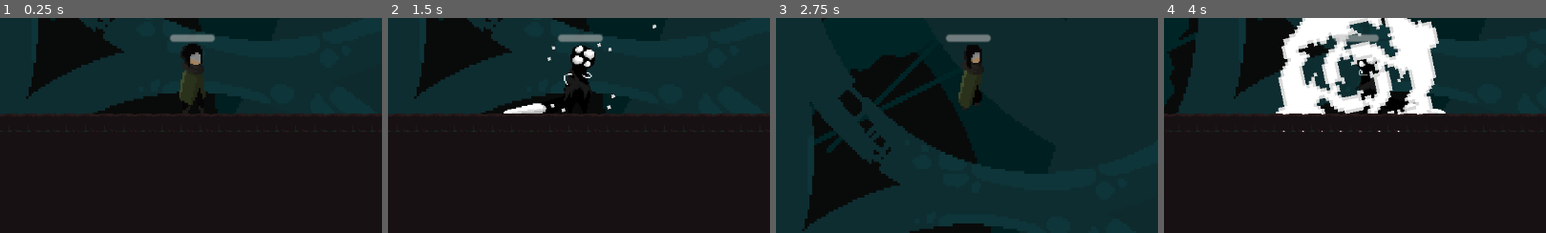
Above: before the commit, frames 1-4 (left to right).
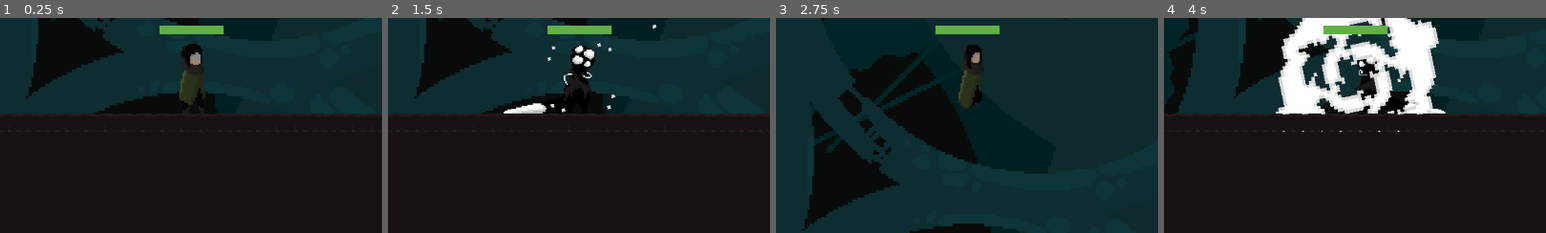
Above: after the commit, the same moments.

Repository: BionicReader/AsAboveAsBelow
Game: Godot game, scene res://Scenes/main_lvl.tscn
Two runs of this game, one before a commit and one after it. Both use one fixed random seed, a clock stepped at 60 frames per second and the inputs below.
Inputs (mouse positions are % of the whole screen's width and height, from its top left):
- Up to frame 1 (0.25 s): no input
- Up to frame 2 (1.5 s): tap Enter (change) at 0.5, 1.35 s; move the mouse to (72, 45) at 0.52 s; click (72, 45) at 0.6 s; move the mouse to (30, 55) at 1.27 s
- Up to frame 3 (2.75 s): tap Space at 2 s; move the mouse to (60, 28) at 2.02 s; hold W (hitD) from 2.03 s (still down)
- Up to frame 4 (4 s): move the mouse to (45, 70) at 2.77 s; release W (hitD) at 2.78 s; right-click (45, 70) at 2.85 s; tap Enter (change) at 3.5 s; move the mouse to (80, 65) at 3.52 s; tap A (walkL) at 3.6 s
The pictures show only the part of the screen within x 25-75%, y 42-92%; the shares and areas given below are measured in that part.

The runs differ from the first frame. In frame 1, 1.1% of the frame differs, in the area x 41-59%, y 3-12%; in frame 2, 1.1%; in frame 3, 1.1%; in frame 4, 1.0%.

Commit message:
Finishing Up health

Diff:
--- /dev/null
+++ b/HealthBar.tscn
@@ -0,0 +1,19 @@
+[gd_scene load_steps=4 format=3 uid="uid://drgqnmvgpjxw1"]
+
+[ext_resource type="Script" path="res://Scripts/HealthBar.gd" id="1_a6riq"]
+
+[sub_resource type="StyleBoxFlat" id="StyleBoxFlat_7ecer"]
+bg_color = Color(0.32692, 0.0983978, 0.00469556, 1)
+
+[sub_resource type="StyleBoxFlat" id="StyleBoxFlat_l0umu"]
+bg_color = Color(0.377183, 0.690352, 0.273163, 1)
+
+[node name="HealthBar" type="ProgressBar"]
+offset_right = 270.0
+offset_bottom = 40.0
+theme_override_styles/background = SubResource("StyleBoxFlat_7ecer")
+theme_override_styles/fill = SubResource("StyleBoxFlat_l0umu")
+step = 10.0
+value = 40.0
+show_percentage = false
+script = ExtResource("1_a6riq")
--- a/Scenes/Boss.tscn
+++ b/Scenes/Boss.tscn
@@ -7,6 +7,7 @@
 [ext_resource type="Texture2D" uid="uid://co4keiiqlqqmx" path="res://Art/Sprites/SHADOW Series - Frost Curse Boss/Sprite/2. run.png" id="5_jguyx"]
 [ext_resource type="Texture2D" uid="uid://bgdo2y4mc0mg8" path="res://Art/Sprites/SHADOW Series - Frost Curse Boss/Sprite/9. Death.png" id="6_deid7"]
 [ext_resource type="Texture2D" uid="uid://d0bvoe6ovcya0" path="res://Art/Sprites/SHADOW Series - Frost Curse Boss/Sprite/6. shoot effect.png" id="7_p05u3"]
+[ext_resource type="PackedScene" uid="uid://drgqnmvgpjxw1" path="res://HealthBar.tscn" id="8_v12hp"]
 
 [sub_resource type="RectangleShape2D" id="RectangleShape2D_jxl8i"]
 size = Vector2(16.5, 31)
@@ -885,7 +886,7 @@
 process_mode = 3
 scale = Vector2(2, 2)
 sprite_frames = SubResource("SpriteFrames_ipymt")
-animation = &"Idle"
+animation = &"Attack 1"
 centered = false
 
 [node name="ShootBody" type="AnimatedSprite2D" parent="."]
@@ -931,7 +932,7 @@
 sprite_frames = SubResource("SpriteFrames_bn6kw")
 animation = &"Attack"
 autoplay = "Attack"
-frame_progress = 0.224884
+frame_progress = 0.500228
 
 [node name="Swish" type="Area2D" parent="Attack"]
 
@@ -979,6 +980,12 @@
 libraries = {
 "": SubResource("AnimationLibrary_28q0m")
 }
+
+[node name="HealthBar" parent="." instance=ExtResource("8_v12hp")]
+offset_left = -2.0
+offset_top = -17.5
+offset_right = 73.0
+offset_bottom = -4.5
 
 [connection signal="body_entered" from="PlayerDetect" to="." method="_on_player_detect_body_entered"]
 [connection signal="body_exited" from="PlayerDetect" to="." method="_on_player_detect_body_exited"]
--- a/Scenes/Hero.tscn
+++ b/Scenes/Hero.tscn
@@ -11,6 +11,7 @@
 [ext_resource type="Texture2D" uid="uid://bics05jud30i8" path="res://Art/Assets/Free Smoke Fx Pixel 2/Free Smoke Fx  Pixel 05.png" id="9_dr7i5"]
 [ext_resource type="Texture2D" uid="uid://edggm5fryrvg" path="res://Art/Sprites/SS - The Blind Huntress (Hero)/Sprite Sheet/8. Death 76 x 48.png" id="10_18la7"]
 [ext_resource type="Texture2D" uid="uid://dlhxkdrl1vs3" path="res://Art/Sprites/SS - The Blind Huntress (Hero)/Sprite Sheet/5. Attack 131 x 56.png" id="11_0nwyb"]
+[ext_resource type="PackedScene" uid="uid://drgqnmvgpjxw1" path="res://HealthBar.tscn" id="12_ayv4x"]
 
 [sub_resource type="RectangleShape2D" id="RectangleShape2D_66fva"]
 size = Vector2(15, 39)
@@ -979,16 +980,6 @@
 position = Vector2(1, 0)
 shape = SubResource("CapsuleShape2D_r552a")
 
-[node name="Health" type="ProgressBar" parent="."]
-offset_left = -12.0
-offset_top = -25.0
-offset_right = 13.0
-offset_bottom = -21.0
-step = 10.0
-value = 100.0
-rounded = true
-show_percentage = false
-
 [node name="TailSide" type="Area2D" parent="."]
 
 [node name="tailSide" type="CollisionShape2D" parent="TailSide"]
@@ -999,6 +990,12 @@
 
 [node name="TailSide2" type="Timer" parent="."]
 wait_time = 0.1
+
+[node name="HealthBar" parent="." instance=ExtResource("12_ayv4x")]
+offset_left = -18.0
+offset_top = -30.0
+offset_right = 18.0
+offset_bottom = -25.0
 
 [connection signal="timeout" from="ChangeAwait" to="." method="_on_change_await_timeout"]
 [connection signal="body_entered" from="TailDown" to="." method="_on_tail_down_body_entered"]
--- a/Scripts/Boss.gd
+++ b/Scripts/Boss.gd
@@ -7,7 +7,7 @@
 @onready var main_body = $MainBody
 @onready var shootAni = $Shoot
 @onready var shoot_body = $ShootBody
-
+@onready var healthbar = $HealthBar
 @onready var swish = $Attack/Swish/swish
 
 # Get the gravity from the project settings to be synced with RigidBody nodes.
@@ -20,9 +20,13 @@
 var defense = false
 var attack = false
 
+var health
+
 var dead = false
 
 func _ready():
+	health = 100
+	healthbar.init_health(health)
 	$AnimationPlayer.play("RESET")
 	state_factory = StateFactory.new()
 	change_state("idle")
@@ -44,6 +48,10 @@
 	add_child(state)
 
 func _process(delta):
+	healthbar.health = health
+	if health == 0:
+		death()
+
 	if shootAni != null and !dead:
 		if attack == false:
 			shootAni.visible = false
@@ -129,10 +137,9 @@
 
 func _on_melee_player_detect_area_entered(area):
 	if area.name == "Sword":
-		death()
-		pass
+		health += -5
 	elif area.name == "TailSide":
-		death()
+		health += -15
 
 func death():
 	velocity.x = 0
--- /dev/null
+++ b/Scripts/HealthBar.gd
@@ -0,0 +1,13 @@
+extends ProgressBar
+
+var health = 0 : set = _set_health
+
+func _set_health(new_health):
+	var prev_health = health
+	health = min(max_value, new_health)
+	value = health
+
+func init_health(_health):
+	health = _health
+	max_value = health
+	value = health
--- a/Scripts/Hero.gd
+++ b/Scripts/Hero.gd
@@ -18,6 +18,7 @@
 
 var hit = false
 var is_input_blocked = false
+var health
 
 # Node references
 @onready var sword = $Sword/sword
@@ -29,10 +30,11 @@
 @onready var attack_anim = $PlayerAttack
 @onready var ground_ray = $groundRay
 @onready var change_timer = $ChangeAwait
+@onready var healthbar = $HealthBar
 
 func _ready():
-	# Initialize any startup logic if needed
-	pass
+	health = 100
+	healthbar.init_health(health)
 
 func _physics_process(delta):
 	if is_input_blocked == false:
@@ -211,6 +213,10 @@
 
 # Monitor input release for cleanup
 func _process(delta):
+	healthbar.health = health
+	if healthbar.health == 0:
+		die()
+
 	if Input.is_action_just_released("hitD"):
 		tailD.disabled = true
 	elif Input.is_action_just_released("hitR") or Input.is_action_just_released("hitL"):
@@ -288,20 +294,40 @@
 	if body is BreakableTile:
 		body.break_tile()
 
-@onready var health = $Health
-
 func _on_core_area_entered(area):
-	if area.name == "Swish":
-		hit = true
-		player_normal.play("Hit")
-		print("bullet")
-
-		#player_normal.visible = false
-		#$PlayerDeath.visible = true
-		#is_input_blocked = true
-		#$PlayerDeath.play("Death")
-		#print('swish')
-
+	if health > 0:  # Ensure positive health
+		if area.name == "Bullet":
+			hit = true
+			health -= 5  # More idiomatic way to reduce health
+			player_normal.play("Hit")
+			print("bullet")
+		elif area.name == "Swish":
+			hit = true
+			health -= 10
+			player_normal.play("Hit")
+			print("swish")
+
+		# Only die if health reaches 0
+		if health <= 0:
+			die()
+	else:
+		die()
+
+func die():
+	if current_form == PlayerForm.BEAST:
+		player_beast.visible = false
+	player_normal.visible = false
+	$Core/core.disabled = true
+	is_input_blocked = true
+	var die_timer = get_tree().create_timer(0.01)  # Adjust duration as needed
+	die_timer.timeout.connect(func():
+		$PlayerDeath.visible = true
+		$PlayerDeath.play("Death")
+		var death_timer = get_tree().create_timer(0.9)  # Adjust duration as needed
+		death_timer.timeout.connect(func():
+			self.queue_free()
+		)
+	)
 
 func _on_core_area_exited(area):
 	hit = false
Not shown: 1 places in Scenes/Boss.tscn that only renumber resources
Not shown: 1 places in Scenes/Hero.tscn that only renumber resources
